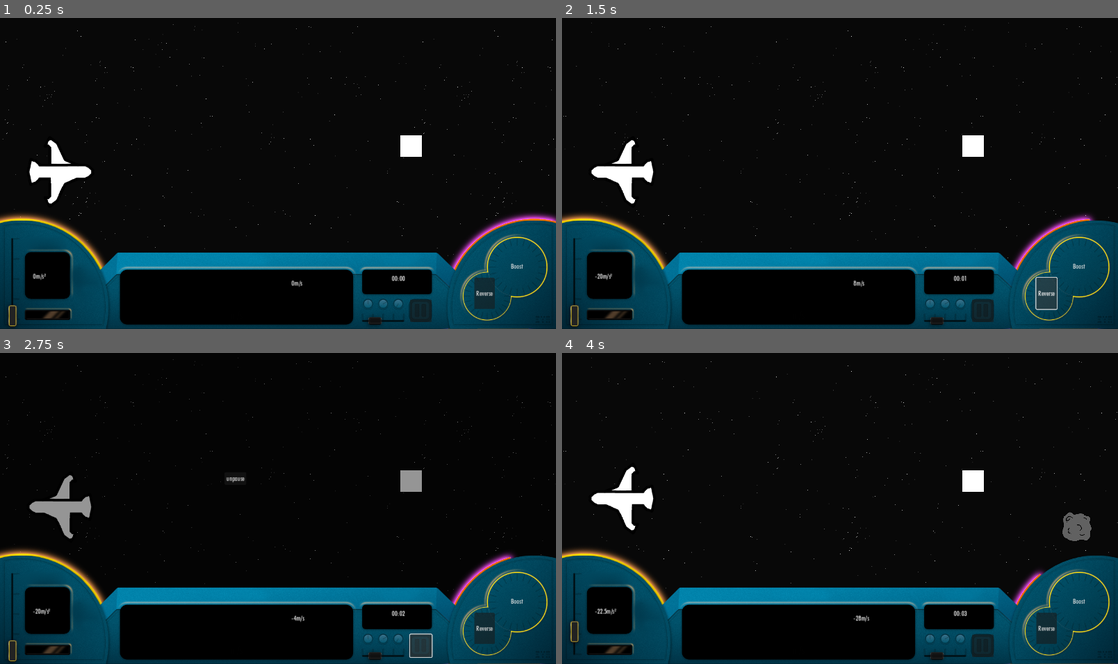
Above: before the commit, frames 1-4 (two rows, left to right).
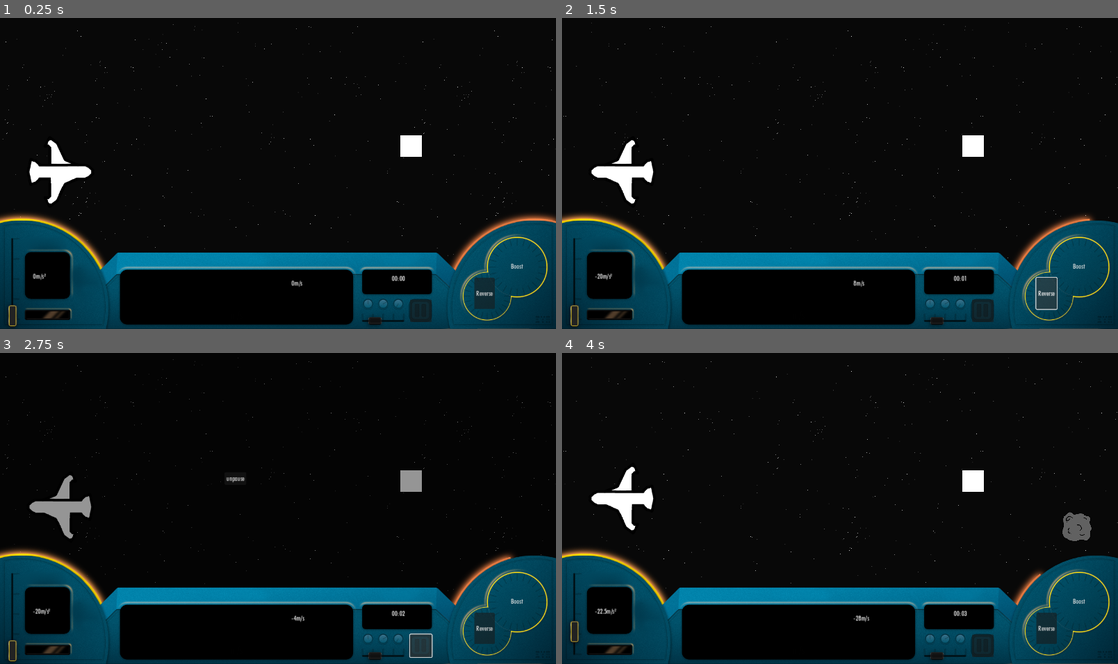
Above: after the commit, the same moments.

Repository: Harmoen/Never-Stop
Game: Godot game, scene res://source/main/main.tscn
Same seed, same stepped clock (60 frames per second), same inputs: the game is played once before the commit and once after it.
Inputs (mouse positions are in pixels of both pictures, inside the frame that each line leads up to):
- Up to frame 1 (0.25 s): no input
- Up to frame 2 (1.5 s): click "Boost" at 0.5 s; click "Reverse" at 1.25 s
- Up to frame 3 (2.75 s): click (422, 645) at 2 s
- Up to frame 4 (4 s): click "unpause" at 2.75 s; move the mouse to (962, 492) at 3.52 s; press the mouse at (962, 492) at 3.53 s; hold D (throttle_up) from 3.53 s (still down)

The runs differ from the first frame. In frame 1, 0.5% of the frame differs, in the area x 80-100%, y 62-100%; in frame 2, 0.4%; in frame 3, 0.3%; in frame 4, 0.2%.

Commit message:
Booster energy is now orange!

Diff:
--- a/source/main/main.tscn
+++ b/source/main/main.tscn
@@ -47,6 +47,7 @@
 [node name="ControlPanel" parent="." instance=ExtResource("5_q0jio")]
 
 [node name="GameOverScreen" parent="." instance=ExtResource("4_x87vn")]
+visible = false
 
 [node name="LeftBoundary" type="Area2D" parent="."]
 collision_layer = 0
--- a/source/ui/control_panel.tscn
+++ b/source/ui/control_panel.tscn
@@ -6,6 +6,7 @@
 [ext_resource type="Texture2D" uid="uid://cru1brghevdhw" path="res://assets/textures/Layer 2.png" id="2_wtsyc"]
 [ext_resource type="Script" path="res://source/ui/throttle.gd" id="3_0pmyw"]
 [ext_resource type="Texture2D" uid="uid://diqdvvp6c7an6" path="res://assets/textures/Thruster Slider.png" id="3_2byx1"]
+[ext_resource type="Texture2D" uid="uid://d3hc6iynilx64" path="res://assets/textures/Half Moon white.png" id="3_ueq75"]
 
 [sub_resource type="ImageTexture" id="ImageTexture_uw5er"]
 
@@ -46,10 +47,10 @@
 
 [node name="BoostCircleMeter" type="Sprite2D" parent="."]
 unique_name_in_owner = true
-modulate = Color(2.703, 0.54, 11.352, 1)
+modulate = Color(0.96, 0.51696, 0.2784, 1)
 position = Vector2(1230, 670)
 rotation = -1.31772
-texture = ExtResource("2_pmir3")
+texture = ExtResource("3_ueq75")
 offset = Vector2(0, -100)
 
 [node name="PanelTexture" type="TextureRect" parent="."]
Not shown: 1 places in source/main/main.tscn that only renumber resources
Not shown: 1 places in source/ui/control_panel.tscn that only renumber resources
